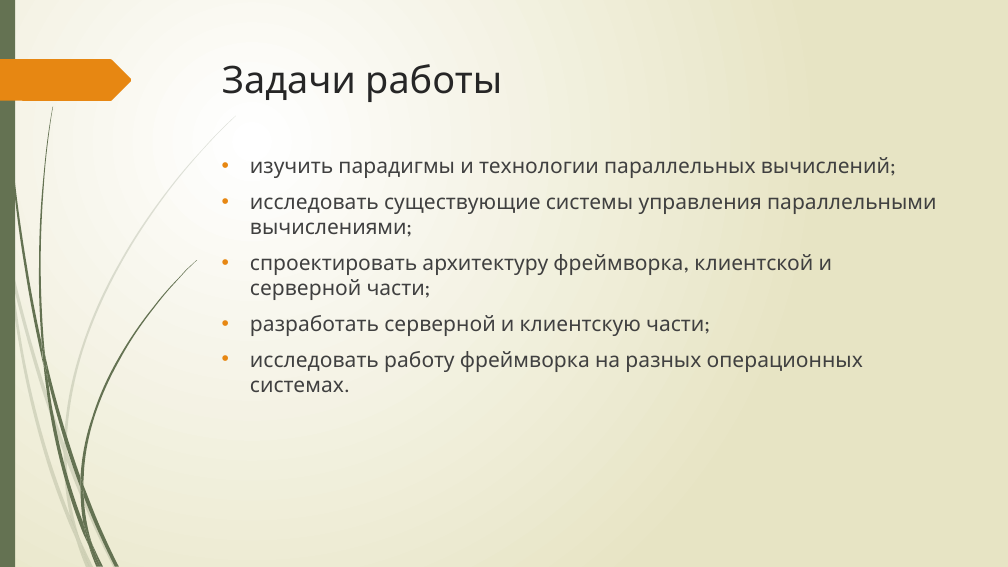
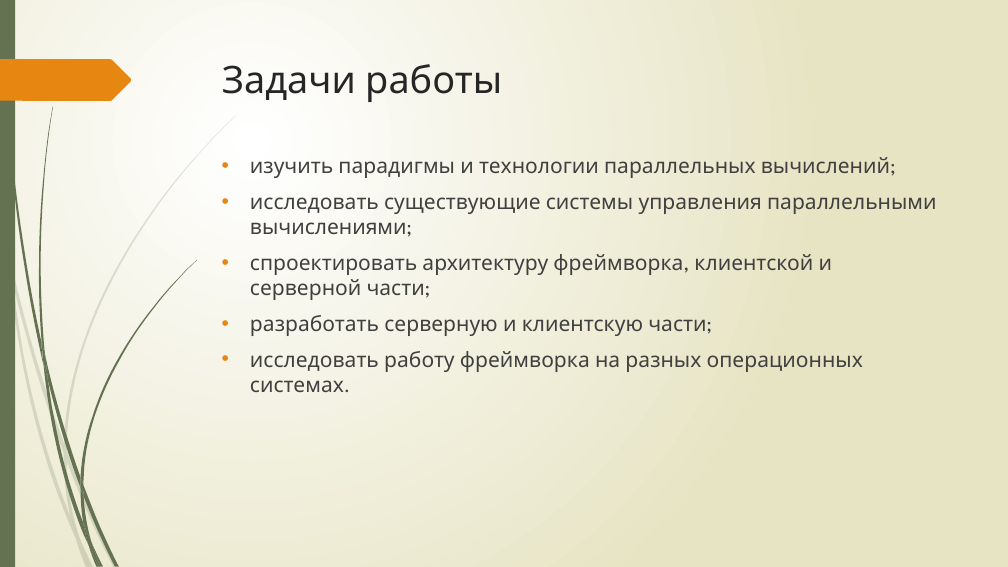
Before and after one commit to IbragimGabi/Diploma, a slide deck: slide 3 of презентация.pptx. Drawn at 1008x567 pixels with LibreOffice and Linux fonts; fonts in the diff are those of the drawing. Boxes give left, top, right and bottom in pixels: in the first picture for what was removed or moved away, otherwise in the second. Text is boxed around its words. In the diff, an @@ line names an element or a change of style, - is before the commit and + after.

```diff
--- a/презентация.pptx
+++ b/презентация.pptx
@@ text at (250,315,706,336): text changed @@
-• разработать серверной и клиентскую части;
+• разработать серверную и клиентскую части;
```
Also in this commit, not shown: 7 other slides changed, 2 slides added, 4 slides removed, 4 other files.
